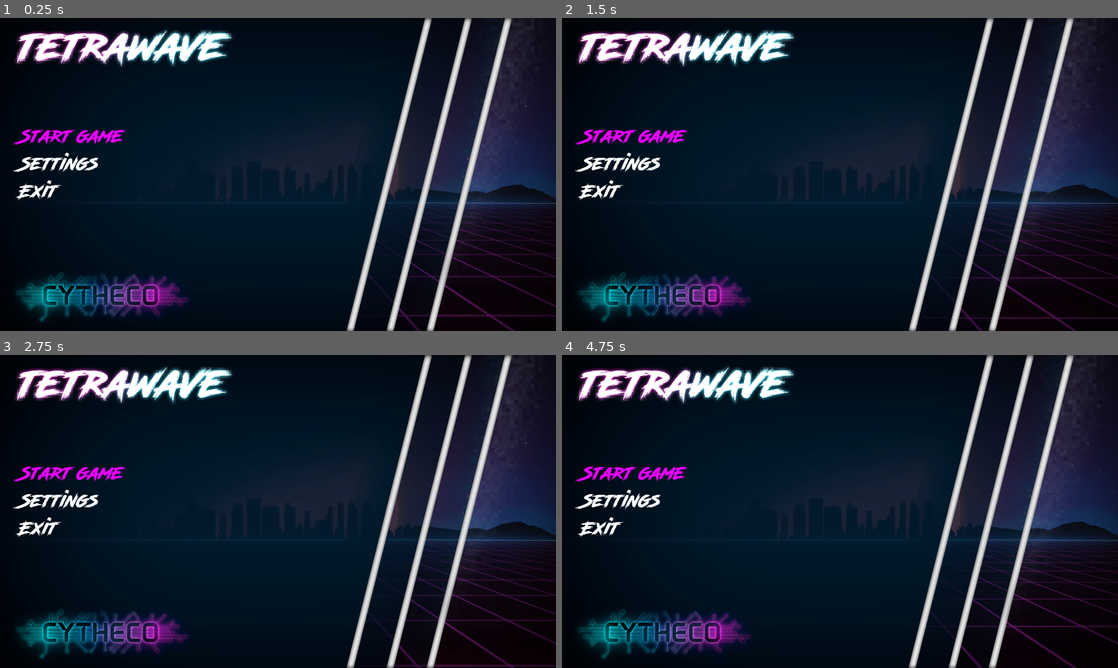
Above: before the commit, frames 1-4 (two rows, left to right).
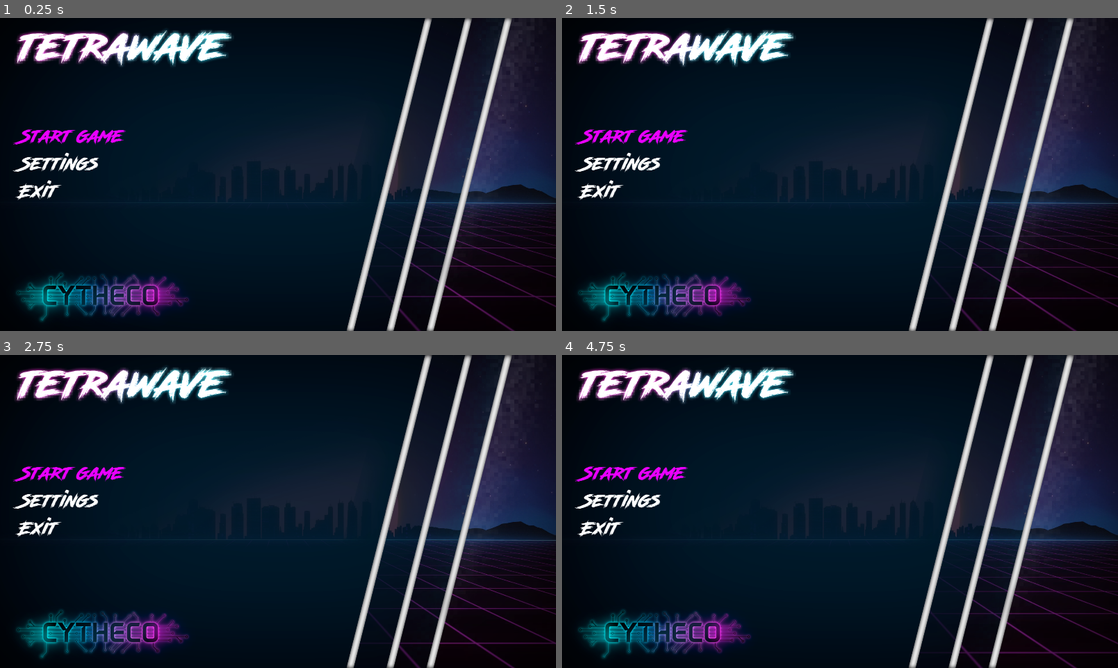
Above: after the commit, the same moments.

Repository: Cydeamon/BlockWave
Game: Godot game, scene res://Main.tscn
The game is run twice, just before and just after one commit, with the same random seed, the same clock (stepped at 60 frames per second) and the same inputs. Sound files missing from this copy of the repository are replaced by a short silence.
Inputs:
- Up to frame 1 (0.25 s): no input
- Up to frame 2 (1.5 s): no input
- Up to frame 3 (2.75 s): no input
- Up to frame 4 (4.75 s): tap Escape (ui_cancel) at 4.15 s

The runs differ from the first frame. In frame 1, 0.5% of the frame differs, in the area x 71-100%, y 65-96%; in frame 2, 0.5%; in frame 3, 0.6%, in the area x 70-100%, y 70-100%; in frame 4, 0.6%.

Commit message:
Steps. Empty gamefields

Diff:
--- a/Main.tscn
+++ b/Main.tscn
@@ -50,7 +50,7 @@
 
 [node name="bg_animation" type="AnimatedSprite" parent="."]
 frames = SubResource( 1 )
-frame = 13
+frame = 10
 playing = true
 centered = false
 
@@ -100,6 +100,8 @@
 number_of_rows = 20
 number_of_cells_in_row = 10
 
+[node name="step_timer" type="Timer" parent="Game"]
+
 [node name="Menu" type="Node2D" parent="."]
 
 [node name="bg_gameover" type="Sprite" parent="Menu"]
@@ -137,5 +139,6 @@
 
 [node name="SoundsPlayer" type="AudioStreamPlayer" parent="."]
 
+[connection signal="timeout" from="Game/step_timer" to="." method="step"]
 [connection signal="item_activated" from="Menu/menu_options" to="." method="_on_menu_options_item_activated"]
 [connection signal="finished" from="MusicPlayer" to="." method="_on_MusicPlayer_finished"]
--- a/src/GameFieldCells.gd
+++ b/src/GameFieldCells.gd
@@ -26,7 +26,6 @@
 			cell.name = "cell_" + str(i) + "_" + str(j)
 			cell.position.x = offset_x
 			cell.position.y = offset_y
-			cell.set_color_index(randi() % 7)
 
 			gamefield_map_row.push_back(cell)
 
--- a/src/Main.gd
+++ b/src/Main.gd
@@ -28,6 +28,7 @@
 	$Menu/menu_options.select(0)
 	$Menu/menu_options.grab_focus()
 	$Game.visible = false
+	$Game/step_timer.stop()
 
 
 func start_game():
@@ -41,6 +42,7 @@
 func close_menu():
 	$Menu.visible = false
 	menu_mode = false
+	$Game/step_timer.start()
 
 func _unhandled_input(event):
 	if menu_mode && event.is_action_pressed("ui_cancel") && game_was_started:
@@ -53,3 +55,7 @@
 
 func _on_MusicPlayer_finished():
 	$MusicPlayer.play(0)
+
+
+func step():
+	print("Step")
